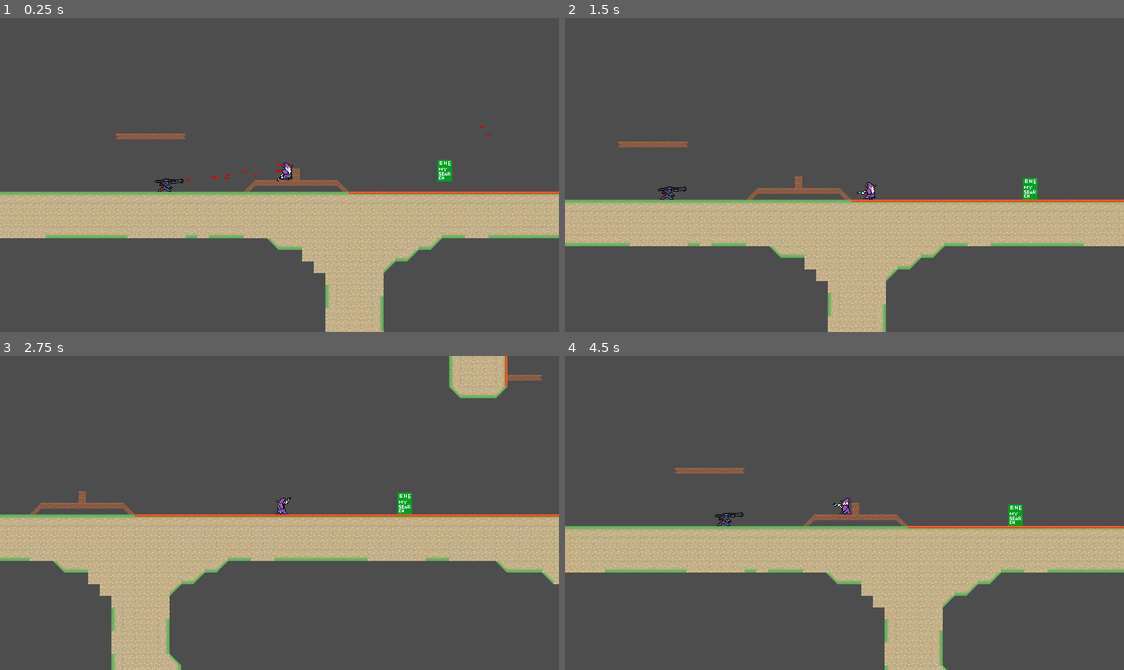
Above: before the commit, frames 1-4 (two rows, left to right).
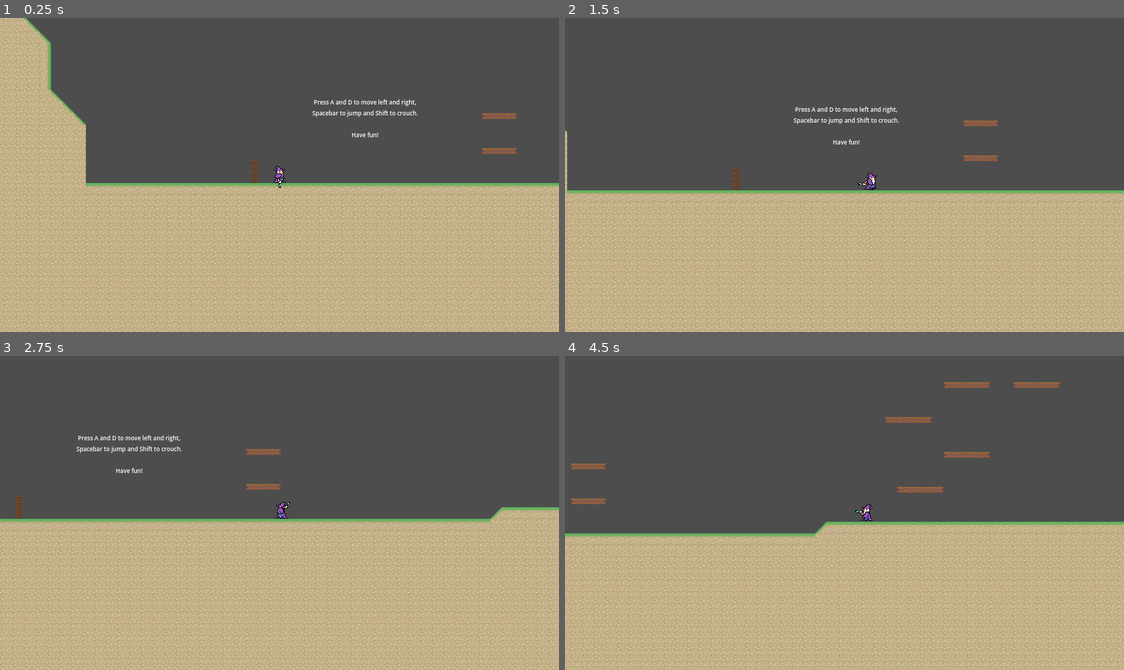
Above: after the commit, the same moments.

Repository: haruo-gabriel/portal2d
Game: Godot game, scene res://levels/level_1/level_scene.tscn
Two runs of this game, one before a commit and one after it. Both use one fixed random seed, a clock stepped at 60 frames per second and the inputs below. Before the commit the project starts from res://levels/test.tscn.
Inputs (mouse positions are in pixels of both pictures, inside the frame that each line leads up to):
- Up to frame 1 (0.25 s): no input
- Up to frame 2 (1.5 s): tap A (move_left) at 0.5, 1.25 s; move the mouse to (967, 159) at 0.52 s; hold Shift (crouch) 0.53-1.28 s; hold D (move_right) from 0.53 s (still down); tap Space (jump) at 0.77 s; move the mouse to (732, 190) at 1.27 s; click (732, 190) at 1.35 s
- Up to frame 3 (2.75 s): tap Space (jump) at 1.52 s; tap A (move_left) at 2 s; move the mouse to (335, 443) at 2.02 s; release D (move_right) at 2.03 s; hold A (move_left) from 2.03 s (still down); right-click (335, 443) at 2.1 s
- Up to frame 4 (4.5 s): move the mouse to (816, 575) at 2.77 s; release A (move_left) at 2.78 s; hold D (move_right) 2.78-4.28 s; tap Shift (crouch) at 2.85 s; tap Space (jump) at 3.02, 3.77 s; tap A (move_left) at 3.5, 4.25 s; move the mouse to (1012, 560) at 3.52 s; click (1012, 560) at 3.6 s; move the mouse to (676, 465) at 4.27 s; hold A (move_left) from 4.28 s (still down); right-click (676, 465) at 4.35 s

The runs differ from the first frame. In frame 1, 46% of the frame differs, in the area x 0-100%, y 0-100%; in frame 2, 37%; in frame 3, 43%; in frame 4, 39%.

Commit message:
Fixing level 1 camera

Diff:
--- a/godot project/levels/level_1/level_scene.tscn
+++ b/godot project/levels/level_1/level_scene.tscn
@@ -6,6 +6,7 @@
 [ext_resource type="AudioStream" uid="uid://ddfued18shs8d" path="res://levels/level_1/level1.wav" id="2_wed8u"]
 [ext_resource type="PackedScene" uid="uid://b5pd4lm1s4pue" path="res://levels/level_transition.tscn" id="3_l48s3"]
 [ext_resource type="PackedScene" uid="uid://nejou4ncohws" path="res://levels/level_2/level_scene.tscn" id="4_lbfwy"]
+[ext_resource type="Script" path="res://follow_cam.gd" id="5_8bj3i"]
 [ext_resource type="PackedScene" uid="uid://cq8lpg21erc5l" path="res://interface/pause.tscn" id="6_vrxgd"]
 [ext_resource type="PackedScene" uid="uid://b754jenc4foku" path="res://interface/hud.tscn" id="6_xax1y"]
 
@@ -57,15 +58,18 @@
 autowrap_mode = 2
 
 [node name="Player" parent="." node_paths=PackedStringArray("tile_map") instance=ExtResource("2_i7aku")]
-position = Vector2(0, 0)
+position = Vector2(10, -18)
 tile_map = NodePath("../TileMap")
+metadata/_edit_group_ = true
 
-[node name="FollowCam" type="Camera2D" parent="Player"]
+[node name="FollowCam" type="Camera2D" parent="Player" node_paths=PackedStringArray("tile_map")]
 limit_left = -768
 limit_top = -1136
 limit_right = 4320
 limit_bottom = 272
 position_smoothing_enabled = true
+script = ExtResource("5_8bj3i")
+tile_map = NodePath("../../TileMap")
 
 [node name="LevelTransition" parent="." instance=ExtResource("3_l48s3")]
 position = Vector2(4096, -640)
--- a/godot project/project.godot
+++ b/godot project/project.godot
@@ -11,7 +11,7 @@
 [application]
 
 config/name="Portal 2D"
-run/main_scene="res://levels/test.tscn"
+run/main_scene="res://levels/level_1/level_scene.tscn"
 config/features=PackedStringArray("4.2", "GL Compatibility")
 config/icon="res://icon.png"
 
Not shown: 1 places in godot project/levels/level_1/level_scene.tscn that only renumber resources
